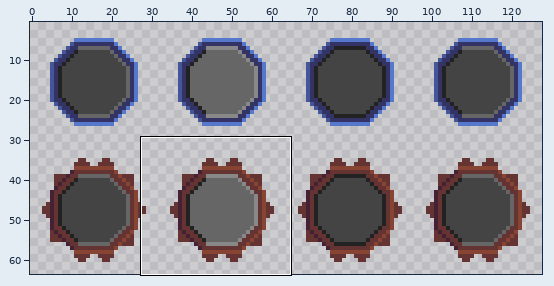
Sprite sheet, stored at umon/art/imgs/butt_01.png. The first picture is a wide view before the edit; the outline marks the close-up.
Close-up. As it was:
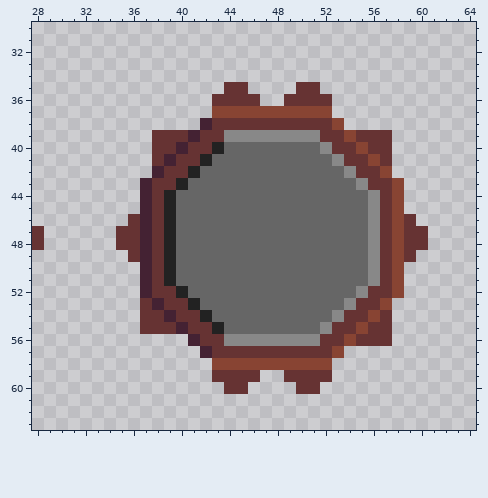
The file is 128x64 pixels. Shown: x 28..64, y 30..63. The wide view leaves out empty margins.
After:
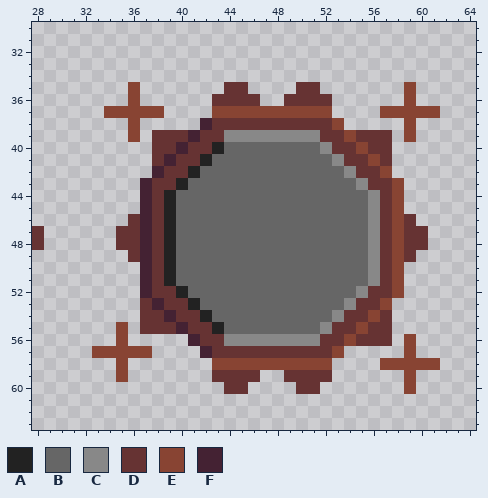
Palette (. is transparent): A #222222  B #666666  C #888888  D #663333  E #884433  F #442233
Diff:
Changed rows in their new state; - is an unchanged pixel.
first column x 34:
35 --E----------------------E--
36 --E----------------------E--
37 EEEEE------------------EEEEE
38 --E----------------------E--
39 --E----------------------E--
first column x 33:
55 --E--------------------------
56 --E-----------------------E--
57 EEEEE---------------------E--
58 --E---------------------EEEEE
59 --E-----------------------E--
60 --------------------------E--
Changed places in both close-ups, as pixel boxes (x1, y1, x2, y2):
added: (104, 82, 164, 142)
added: (380, 82, 440, 142)
added: (92, 322, 152, 382)
added: (380, 334, 440, 394)
